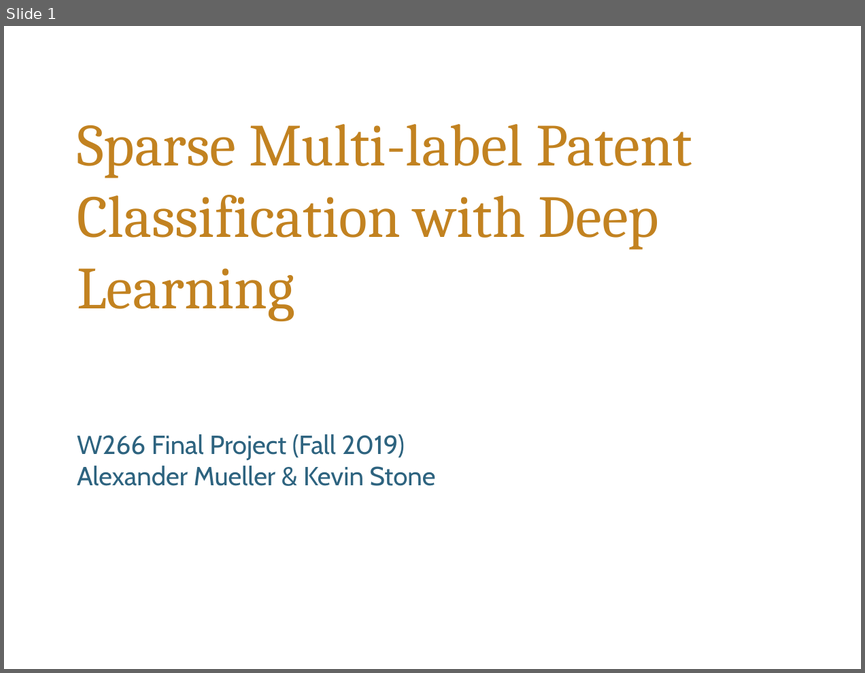
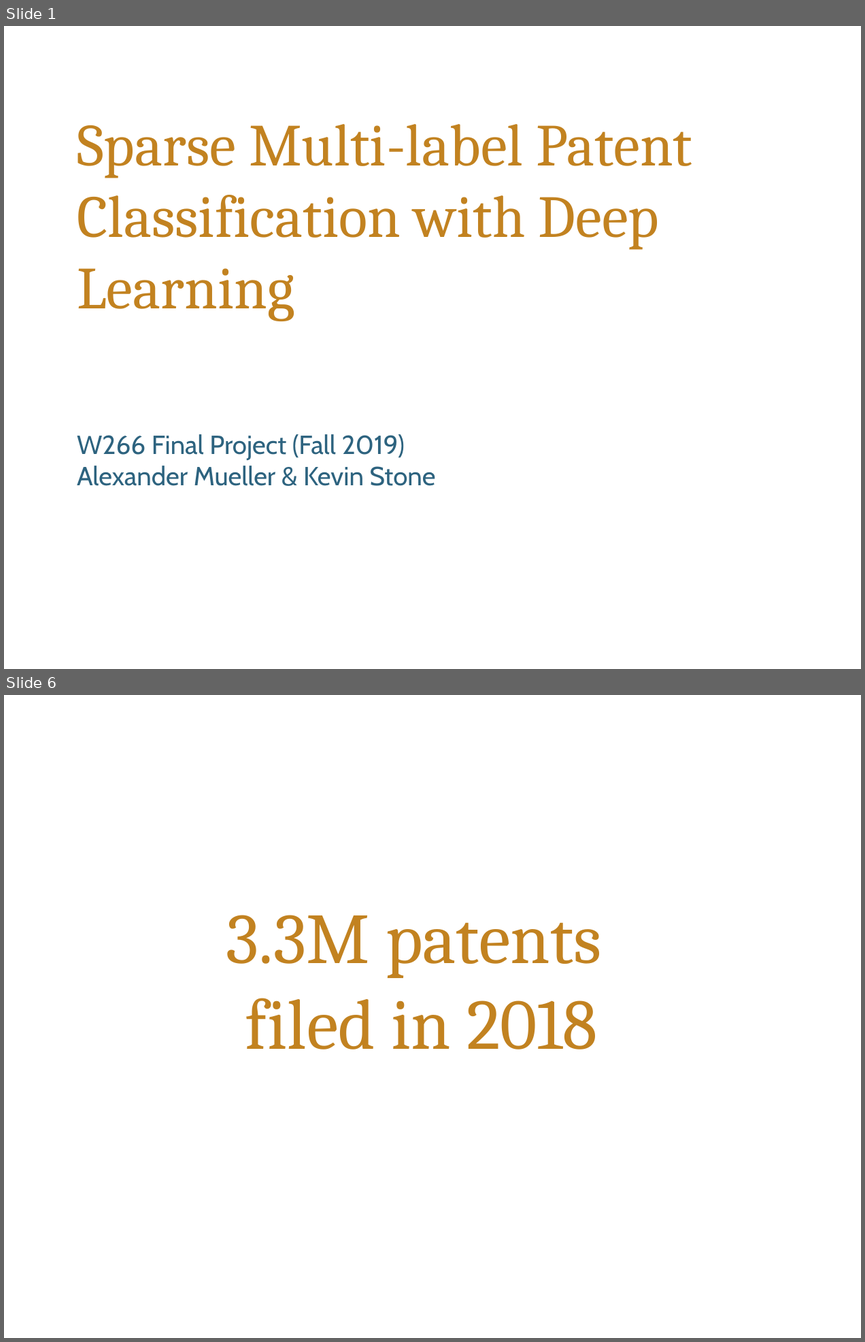
Before and after one commit to alekstoteles/NLP_final_project, a slide deck: W266_final_presentation_multilabel_patent_class_mueller_stone.pptx. Shown one above the other, each under a label of ours: slide 1 before the commit, slides 1 and 6 after it; the slides between them are not shown. The pictures are 865x673 and 865x1342 pixels, drawn with LibreOffice and Linux fonts; fonts in the diff are those of the drawing; background and template pictures are left out. Boxes give left, top, right and bottom in pixels: in the first picture for what was removed or moved away, otherwise in the second. Text is boxed around its words. In the diff, an @@ line names an element or a change of style, - is before the commit and + after.

```diff
--- a/W266_final_presentation_multilabel_patent_class_mueller_stone.pptx
+++ b/W266_final_presentation_multilabel_patent_class_mueller_stone.pptx
@@ slide 6 added at (4,695,861,1338), background #FFFFFF @@
@@ title added at (226,915,601,1049), 60 pt, text #C28220 @@
+3.3M patents
+filed in 2018
```
Also in this commit, not shown: 13 other slides added, 1 slide removed.
